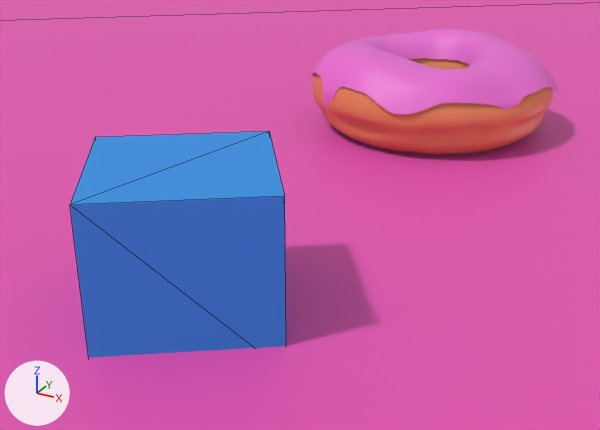
The glTF model models/animace_test/donutblend3.glb, before and after one commit.
Before and after are seen from a camera (50 mm lens) standing at (0.118, -0.356, 0.19) and looking at (-0.075, -0.005, 0.015). Every picture has the same lights, and +X, +Y and +Z are marked at lower left. Both versions are drawn at frame 24 of the action 'cubeRotate'; the numbers are the values there. Mesh edges are drawn as thin lines on the coarser meshes.

In view in the first picture: 'Cube', 'Plane', 'donut', 'icing'.
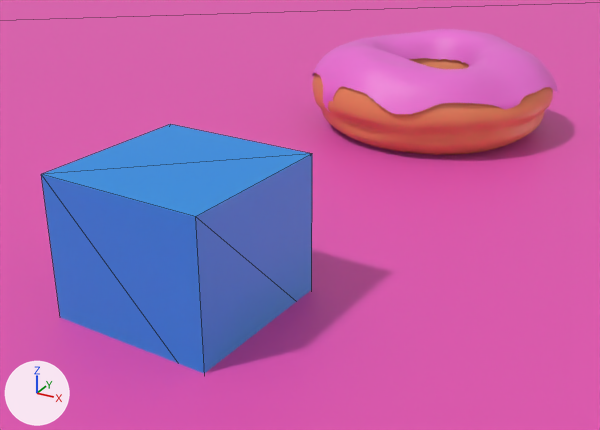
The edits, one by one:
Object 'Cube' (ob_cube) turns from (0, 0, -145) to (0, 0, 177) degrees about x, y and z.

Changed parts and their boxes (x1, y1, x2, y2) in the pictures (600 x 430 px):
'Cube', turned
    before: (70, 131, 286, 358)
    after: (41, 124, 312, 373)
